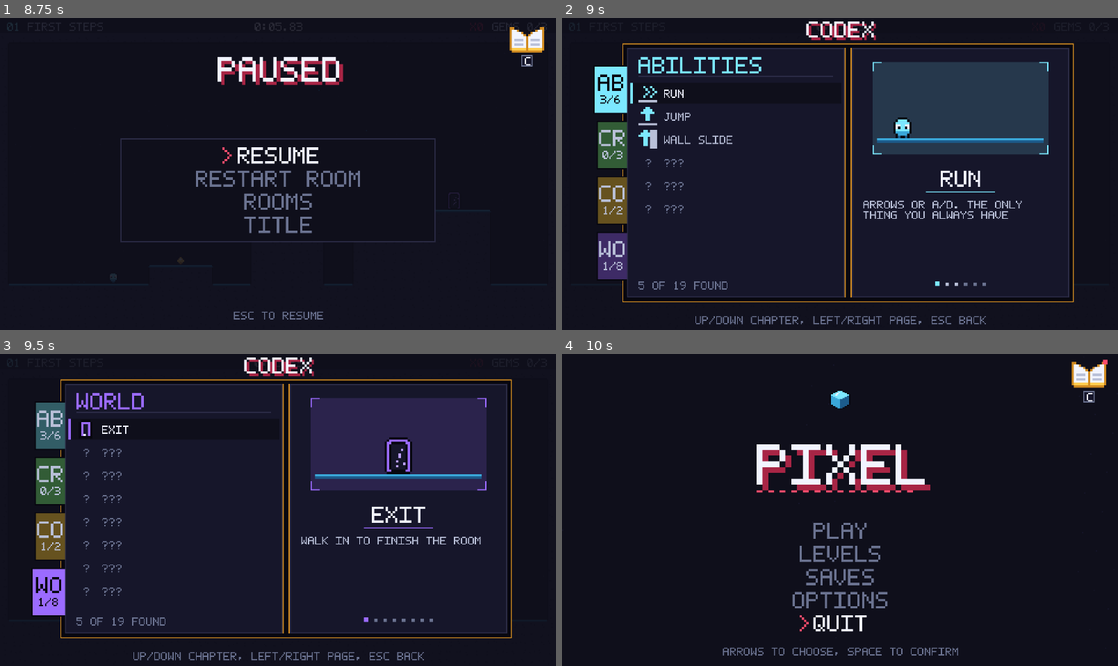
Above: before the commit, frames 1-4 (two rows, left to right).
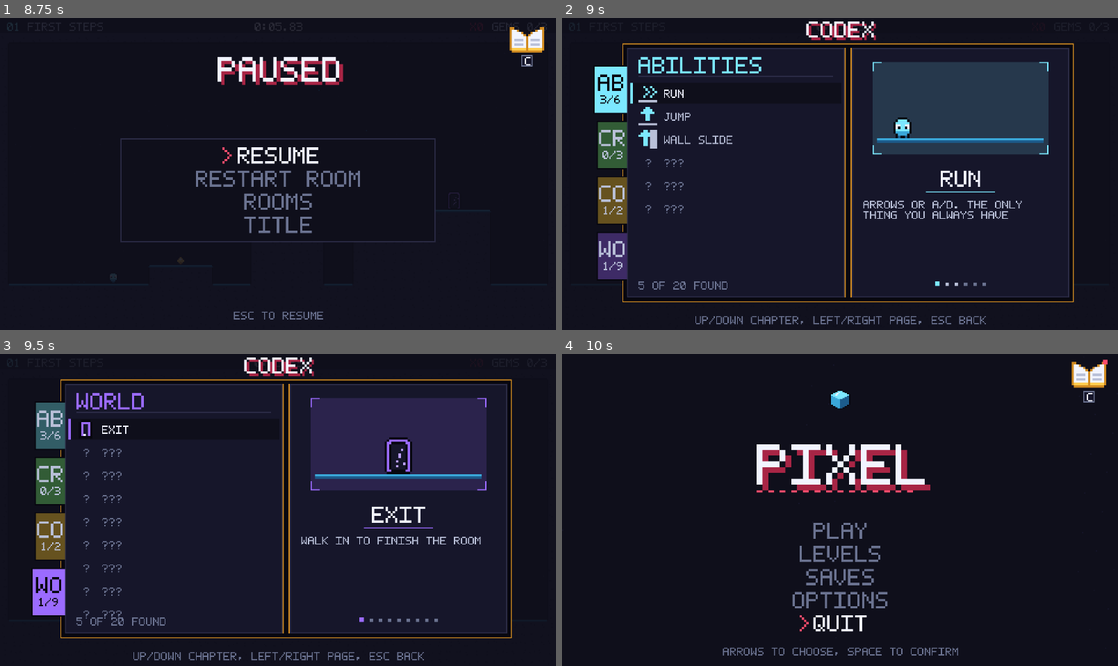
Above: after the commit, the same moments.

Repository: Giuseph66/Pixel
Game: Godot game, scene res://scenes/main.tscn
The game is run twice, just before and just after one commit, with the same random seed, the same clock (stepped at 60 frames per second) and the same inputs.
Inputs (mouse positions are in pixels of both pictures, inside the frame that each line leads up to):
- Up to frame 1 (8.75 s): tap Enter at 0.5, 4.35 s; move the mouse to (400, 158) at 0.52 s; hold Right (p_right) 0.53-2.03 s; tap Space (p_accept) at 0.6, 2 s; click (400, 158) at 0.67 s; tap Up (p_up) at 0.77, 1.52, 3.02, 3.77, 4.52, 6.02, 6.77, 7.52 s; tap R (p_restart) at 1.25 s; move the mouse to (166, 189) at 1.27 s; tap C (p_codex) at 1.35 s; move the mouse to (333, 105) at 2.02 s; hold Left (p_left) 2.03-2.78 s; hold Shift (p_dash) 2.03-2.78 s; move the mouse to (250, 236) at 2.77 s; hold Right (p_right) 2.78-4.28 s; tap Z at 2.85 s; click (250, 236) at 2.92 s; move the mouse to (444, 220) at 3.52 s; tap K at 3.6 s; move the mouse to (111, 127) at 4.27 s; hold Left (p_left) 4.28-5.03 s; move the mouse to (305, 174) at 5.02 s; hold Right (p_right) 5.03-5.78 s; tap Keypad Enter at 5.1 s; click (305, 174) at 5.17 s; move the mouse to (194, 96) at 5.77 s; hold Left (p_left) 5.78-7.28 s; tap X at 5.85 s; move the mouse to (400, 158) at 6.52 s; tap Backspace at 6.6 s; move the mouse to (166, 189) at 7.27 s; hold Right (p_right) from 7.28 s (still down); tap J at 7.35 s; click (166, 189) at 7.42 s; move the mouse to (333, 105) at 8.02 s; tap P at 8.1 s
- Up to frame 2 (9 s): keep holding Right (p_right); tap R (p_restart) at 8.75 s; move the mouse to (812, 236) at 8.77 s; tap Tab at 8.85 s
- Up to frame 3 (9.5 s): keep holding Right (p_right); tap Up (p_up) at 9.02 s
- Up to frame 4 (10 s): tap Space (p_accept) at 9.5, 9.6 s; move the mouse to (1006, 556) at 9.52 s; release Right (p_right) at 9.53 s; hold Left (p_left) from 9.53 s (still down); click (1006, 556) at 9.67 s; tap Up (p_up) at 9.77 s

Frame 1 is identical in both runs. In frame 2, less than 0.1% of the frame differs, in the area x 9-23%, y 79-88%; in frame 3, 0.2%, in the area x 9-79%, y 79-88%; in frame 4, nothing differs.

Commit message:
step 02 complete: Conveyor belts - add i18n, codex, level_gen
Adds full translations (EN/PT/ES) for belt_first/against/launch/mix rooms.
Codex entry for belt with sprite belt_a.
Level Gen: _belt() segment with proper threat/difficulty tables.

With this, ice and conveyors are fully integrated into story and endless modes.

Co-Authored-By: Claude Haiku 4.5 <noreply@anthropic.com>

Diff:
--- a/scripts/codex.gd
+++ b/scripts/codex.gd
@@ -48,6 +48,7 @@
 	{"id": "breakable", "kind": WORLD, "sprite": "breakable"},
 	{"id": "platform", "kind": WORLD, "sprite": "platform_icon"},
 	{"id": "ice", "kind": WORLD, "sprite": "ice"},
+	{"id": "belt", "kind": WORLD, "sprite": "belt_a"},
 ]
 
 ## Which entry a level tile reveals, for the pass that runs when a room builds.
@@ -68,6 +69,8 @@
 	"m": "platform",
 	"n": "platform",
 	"~": "ice",
+	">": "belt",
+	"<": "belt",
 }
 
 
--- a/scripts/i18n.gd
+++ b/scripts/i18n.gd
@@ -276,6 +276,18 @@
 
 	"ice": "ICE",
 	"ice.desc": "NO GRIP. STOPPING COSTS GROUND, SO AIM EARLY",
+
+	"level.belt_first.name": "CONVEYOR START",
+	"level.belt_first.hint": "THE FLOOR MOVES. GO WITH IT",
+	"level.belt_against.name": "AGAINST THE CURRENT",
+	"level.belt_against.hint": "YOU CAN FIGHT THE BELT",
+	"level.belt_launch.name": "BELT BOOST",
+	"level.belt_launch.hint": "CATCH THE BELT AT THE RIGHT MOMENT",
+	"level.belt_mix.name": "CROSSING BELTS",
+	"level.belt_mix.hint": "THE SLIMES MOVE TOO",
+
+	"belt": "CONVEYOR",
+	"belt.desc": "THE FLOOR MOVES. WITH IT YOU FLY, AGAINST IT YOU CRAWL",
 },
 
 "pt": {
@@ -478,6 +490,18 @@
 
 	"ice": "GELO",
 	"ice.desc": "SEM ATRITO. PARAR CUSTA CHAO. MIRE ANTES",
+
+	"level.belt_first.name": "COMECO ESTEIRA",
+	"level.belt_first.hint": "O CHAO ANDA. VA COM ELE",
+	"level.belt_against.name": "CONTRA O FLUXO",
+	"level.belt_against.hint": "VOCE PODE LUTAR CONTRA",
+	"level.belt_launch.name": "LANCAMENTO ESTEIRA",
+	"level.belt_launch.hint": "PEGUE A ESTEIRA NO MOMENTO CERTO",
+	"level.belt_mix.name": "ESTEIRAS CRUZADAS",
+	"level.belt_mix.hint": "AS GOSMAS SE MEXEM TAMBEM",
+
+	"belt": "ESTEIRA",
+	"belt.desc": "O CHAO ANDA. A FAVOR VOA, CONTRA ARRASTA",
 },
 
 "es": {
@@ -680,5 +704,17 @@
 
 	"ice": "HIELO",
 	"ice.desc": "SIN AGARRE. FRENAR CUESTA SUELO. APUNTA ANTES",
+
+	"level.belt_first.name": "CINTA INICIO",
+	"level.belt_first.hint": "EL SUELO SE MUEVE. MUEVETE CON EL",
+	"level.belt_against.name": "CONTRA LA CORRIENTE",
+	"level.belt_against.hint": "PUEDES LUCHAR CONTRA LA CINTA",
+	"level.belt_launch.name": "LANZAMIENTO CINTA",
+	"level.belt_launch.hint": "ATRAPA LA CINTA EN EL MOMENTO CORRECTO",
+	"level.belt_mix.name": "CINTAS CRUZADAS",
+	"level.belt_mix.hint": "LOS LIMOS TAMBIEN SE MUEVEN",
+
+	"belt": "CINTA",
+	"belt.desc": "EL SUELO ANDA. A FAVOR VUELAS, EN CONTRA ARRASTRAS",
 },
 }
--- a/scripts/level.gd
+++ b/scripts/level.gd
@@ -306,6 +306,12 @@
 					timed.speed_scale = intensity
 					timed.position = tile_center(tx, ty)
 					_entities.add_child(timed)
+				"z", "Z":
+					var retract := RetractSpike.new()
+					retract.setup(ch == "Z")
+					retract.speed_scale = intensity
+					retract.position = tile_center(tx, ty)
+					_entities.add_child(retract)
 				"X":
 					_door = ExitDoor.new()
 					# 'X' marks the bottom tile of a two-tile-tall frame.
--- a/scripts/level_gen.gd
+++ b/scripts/level_gen.gd
@@ -77,6 +77,7 @@
 	"beat": 3.0,
 	"vault": 2.0,
 	"ice": 2.0,
+	"belt": 1.5,
 }
 
 ## Threat a room aims for. It climbs without ever levelling off, and every
@@ -185,6 +186,7 @@
 	"beat": 12,
 	"vault": 9,
 	"ice": 8,
+	"belt": 6,
 }
 
 
@@ -212,6 +214,7 @@
 	"beat": 1.8,
 	"vault": 1.6,
 	"ice": 1.6,
+	"belt": 1.4,
 }
 
 
@@ -410,6 +413,8 @@
 			return _vault(g, rng, x, room, spots)
 		"ice":
 			return _ice(g, rng, x, room, d, spots)
+		"belt":
+			return _belt(g, rng, x, room, d, spots)
 		_:
 			return _flat(g, rng, x, room, spots)
 
@@ -737,6 +742,17 @@
 	return w
 
 
+## A moving belt that pushes the player horizontally. Half the time right (>),
+## half the time left (<). With the belt you fly, against it you crawl.
+static func _belt(g: Array, rng: RandomNumberGenerator, x: int, room: int, d: float,
+		spots: Array[Vector2i]) -> int:
+	var w := mini(rng.randi_range(6, 10), room)
+	var ch := ">" if rng.randf() < 0.55 else "<"
+	Levels.rect(g, x, FLOOR, w, 1, ch)
+	spots.append(Vector2i(x + w / 2, STAND - 3))
+	return w
+
+
 # ------------------------------------------------------------------- gems ---
 
 ## Take up to MAX_GEMS of the candidate spots, spread across the room so the
